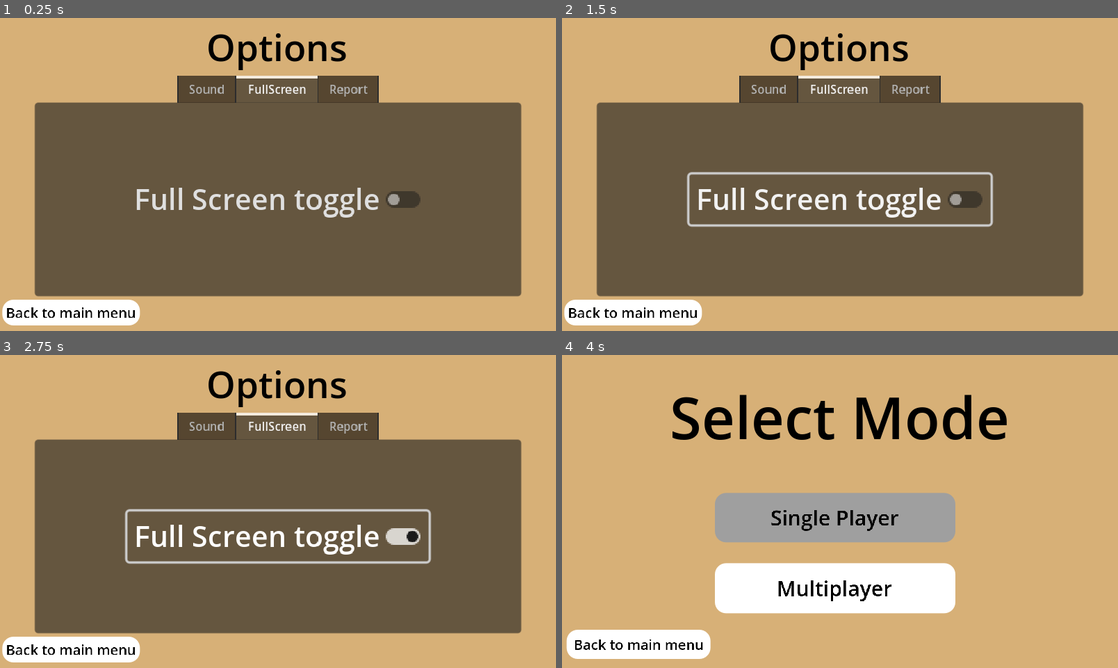
Above: before the commit, frames 1-4 (two rows, left to right).
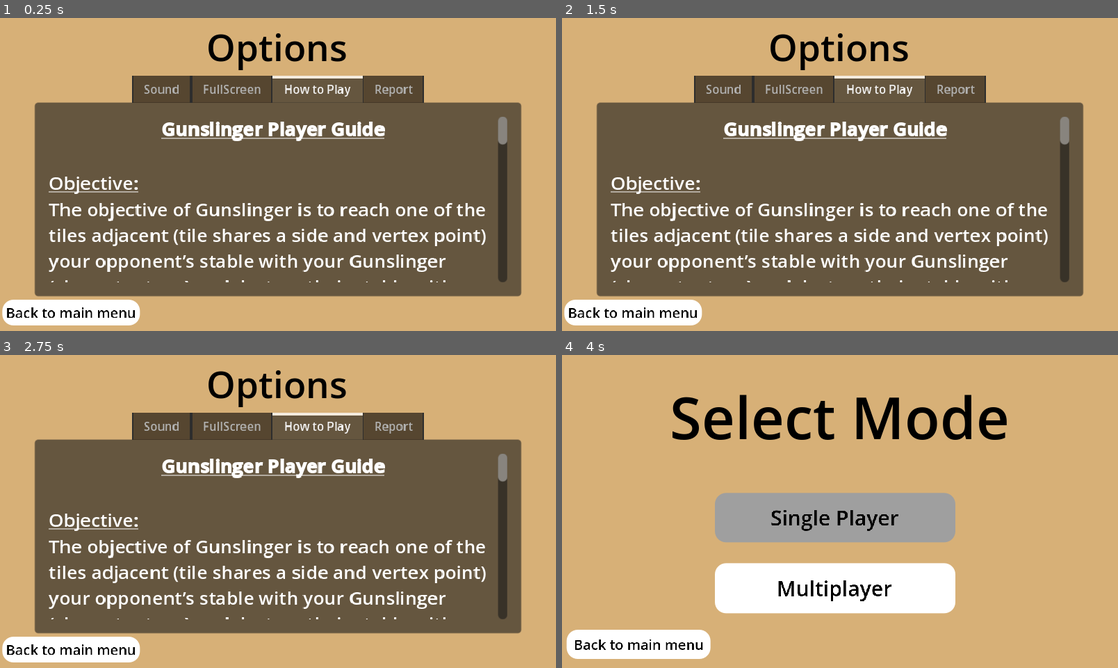
Above: after the commit, the same moments.

Repository: CodingMan275/gunslinger
Game: Godot game, scene res://main_menu/options_menu.tscn
Two runs of this game, one before a commit and one after it. Both use one fixed random seed, a clock stepped at 60 frames per second and the inputs below. This scene is started directly instead of the project's main scene. The engine's default icon, where the game draws it, is replaced by a stand-in: a white triangle on a blue panel in a dark square.
Inputs (mouse positions are in pixels of both pictures, inside the frame that each line leads up to):
- Up to frame 1 (0.25 s): no input
- Up to frame 2 (1.5 s): click (840, 199) at 0.5 s, where only the run before the commit has a clickable "Full Screen toggle"; click (840, 199) at 1.25 s, where only the run before the commit has a clickable "Full Screen toggle"
- Up to frame 3 (2.75 s): click (278, 536) at 2 s, where only the run before the commit has a clickable "Full Screen toggle"
- Up to frame 4 (4 s): click "Back to main menu" at 2.75 s; click "Start Game" at 3.5 s

The runs differ from the first frame. In frame 1, 9.7% of the frame differs, in the area x 8-92%, y 18-85%; in frame 2, 11%; in frame 3, 11%; in frame 4, nothing differs.

Commit message:
How to Play / Tutorial section
Added a "How to Play" section in the options menu.

Diff:
--- a/main_menu/options_tab_container.tscn
+++ b/main_menu/options_tab_container.tscn
@@ -25,7 +25,7 @@
 grow_vertical = 2
 theme_override_font_sizes/font_size = 10
 tab_alignment = 1
-current_tab = 1
+current_tab = 2
 
 [node name="Sound" type="TabBar" parent="TabContainer"]
 visible = false
@@ -113,6 +113,7 @@
 "
 
 [node name="FullScreen" type="TabBar" parent="TabContainer"]
+visible = false
 layout_mode = 2
 metadata/_tab_index = 1
 
@@ -140,10 +141,56 @@
 theme_override_font_sizes/font_size = 25
 text = "Full Screen toggle"
 
+[node name="How to Play" type="TabBar" parent="TabContainer"]
+layout_mode = 2
+metadata/_tab_index = 2
+
+[node name="MarginContainer" type="MarginContainer" parent="TabContainer/How to Play"]
+layout_mode = 1
+anchors_preset = 15
+anchor_right = 1.0
+anchor_bottom = 1.0
+grow_horizontal = 2
+grow_vertical = 2
+theme_override_constants/margin_left = 12
+theme_override_constants/margin_top = 12
+theme_override_constants/margin_right = 12
+theme_override_constants/margin_bottom = 12
+
+[node name="RichTextLabel" type="RichTextLabel" parent="TabContainer/How to Play/MarginContainer"]
+layout_mode = 2
+bbcode_enabled = true
+text = "[center][b][u]Gunslinger Player Guide[/u][/b][/center]
+
+[u]Objective:[/u]
+The objective of Gunslinger is to reach one of the tiles adjacent (tile shares a side and vertex point) your opponent’s stable with your Gunslinger (character type) and destroy their stable with one of your special abilities. Alternatively, you can also eliminate all of your opponent's controlled characters.
+
+[u]Setup:[/u]
+1. Determine which player goes first by coin flip (P1 or P2).
+
+2. P1 then selects or randomly draws 1 Gunslinger out of the 6 with P2 doing the same with the remaining 5 cards. Gunslingers start at any 1 of the 4 tiles that make up their respective stable (select one if not decided yet).
+  - The remaining 4 are taken out of play
+
+3. P1 is given/draws 5 cards from the “Weapon” deck and 3 from the “Hired Gun” deck (3 cards) to add to their hand. Repeat for P2 after P1 has finished.
+  - Remaining cards from the 2 decks are put on the side for later use
+
+4. P1 draws a card from the Townsfolk deck and places the associated character on 1 of the 3 board locations (any 1 of the tiles that make up that location) assigned to that character. P2 then does the same with the next drawn card/character. This repeats until the all characters have been placed.
+
+5. Repeat the previous step with 4 out of the 6 pieces of cover.
+Wagon must be placed on a street tile (blank/unnamed tile)
+
+[u]Player Turn Actions:[/u]
+1. P1 decides to either use their Gunslinger or draw a card from the Townsfolk deck
+  a. Can not use Gunslinger and draw on the same turn
+
+2. (a) Gunslinger or (b) Card
+  a. You may choose to spend as many of the Gunslingers current AP to perform any of his actions
+"
+
 [node name="Report" type="TabBar" parent="TabContainer"]
 visible = false
 layout_mode = 2
-metadata/_tab_index = 2
+metadata/_tab_index = 3
 
 [node name="MarginContainer" type="MarginContainer" parent="TabContainer/Report"]
 layout_mode = 1
